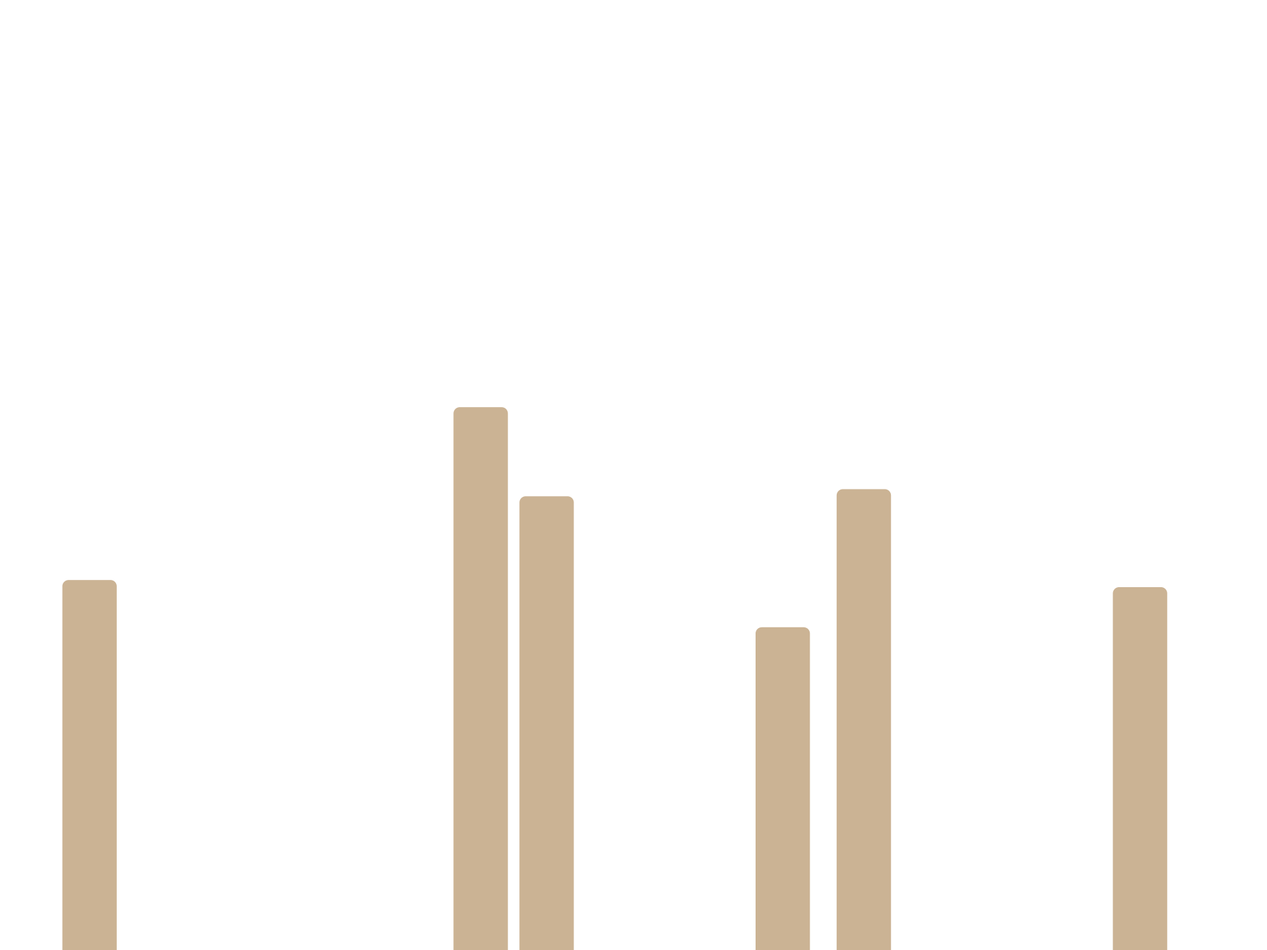
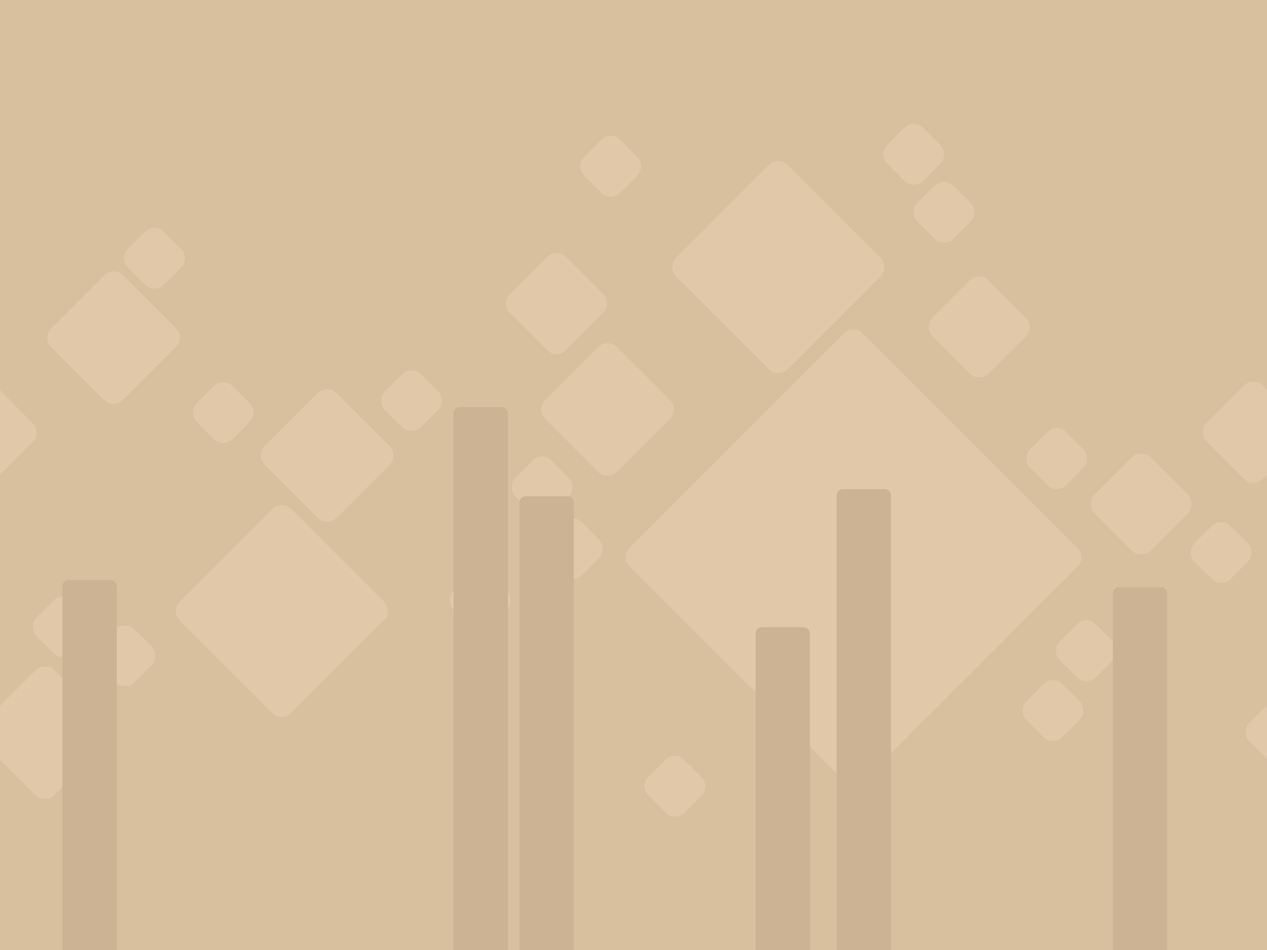
Layers edited between the first and the second 1267 x 950 image:
showed "Squares", painted on it over [0, 123, 1267, 817]
showed "Background" over [0, 0, 1267, 950]
